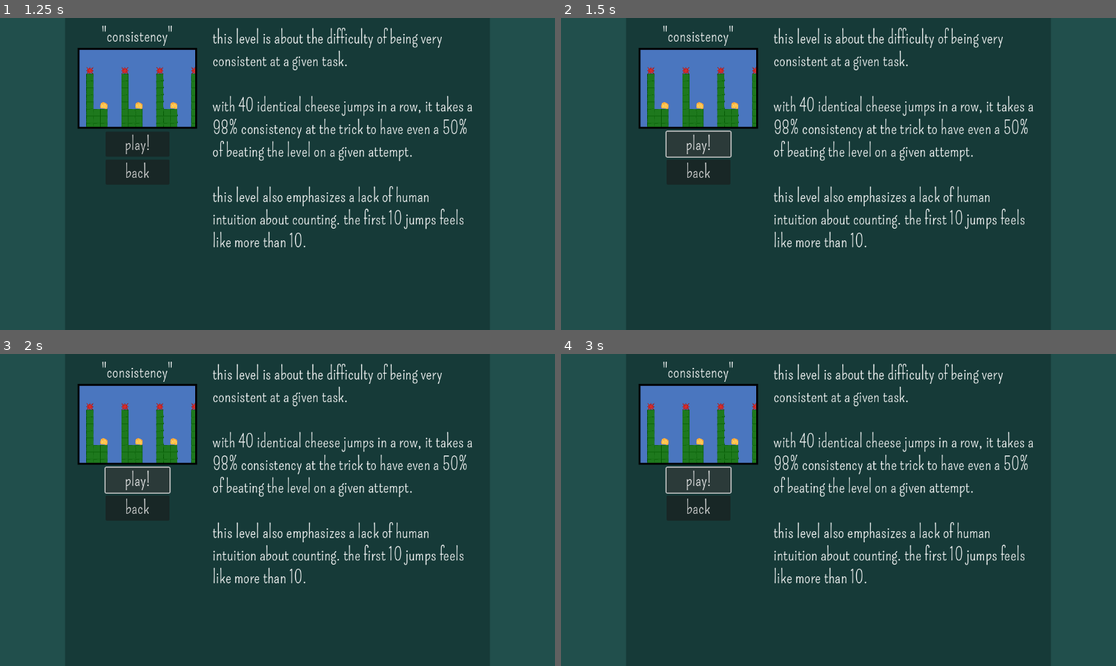
Above: before the commit, frames 1-4 (two rows, left to right).
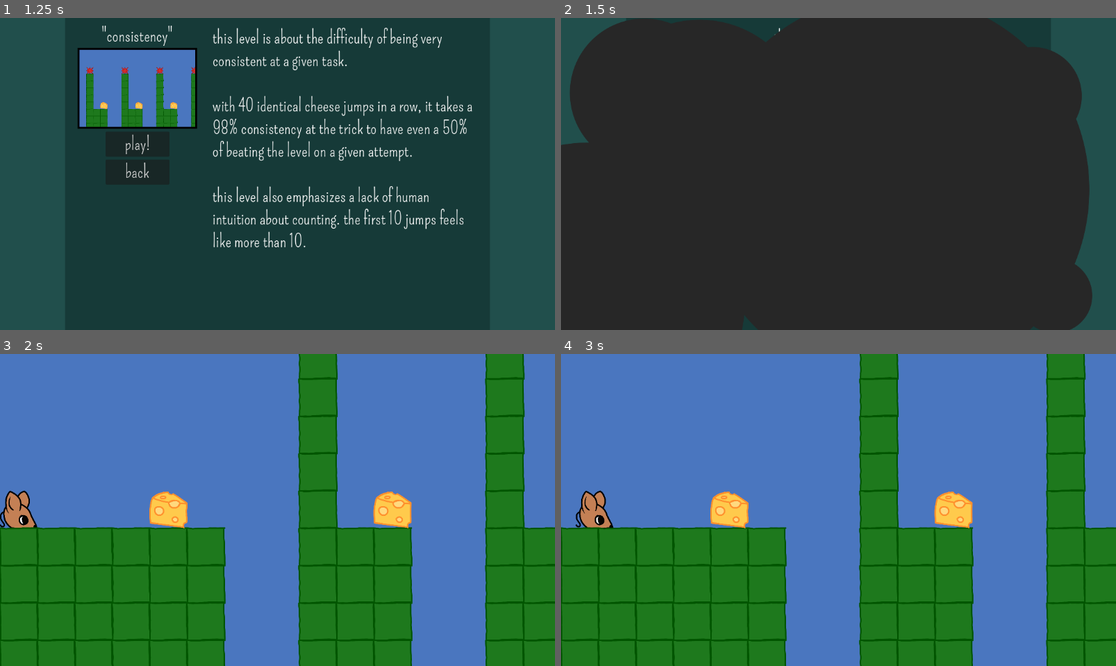
Above: after the commit, the same moments.

Repository: yourname3/jf_f24
Game: Godot game, scene res://gallery/gallery.tscn
The game is run twice, just before and just after one commit, with the same random seed, the same clock (stepped at 60 frames per second) and the same inputs. This scene is started directly instead of the project's main scene.
Inputs (mouse positions are in pixels of both pictures, inside the frame that each line leads up to):
- Up to frame 1 (1.25 s): click "examine" at 0.5 s
- Up to frame 2 (1.5 s): click "play!" at 1.25 s
- Up to frame 3 (2 s): no input
- Up to frame 4 (3 s): click (699, 478) at 2 s, where only the run before the commit has a clickable "play!"; tap Enter at 2.75 s; hold D (player_right) from 2.78 s (still down); hold Z (player_grab) from 2.78 s (still down)

Frame 1 is identical in both runs. In frame 2, 26% of the frame differs, in the area x 0-96%, y 0-100%; in frame 3, 96%, in the area x 0-100%, y 0-100%; in frame 4, 96%.

Commit message:
Implement level loading

Diff:
--- a/gallery/gallery.tscn
+++ b/gallery/gallery.tscn
@@ -1,8 +1,9 @@
-[gd_scene load_steps=4 format=3 uid="uid://cblppf11p3pox"]
+[gd_scene load_steps=5 format=3 uid="uid://cblppf11p3pox"]
 
 [ext_resource type="Theme" uid="uid://dq1aqm2uflpau" path="res://main_theme.tres" id="1_lb248"]
 [ext_resource type="PackedScene" uid="uid://wjxwruhigke3" path="res://gallery/gallery_entry.tscn" id="2_qpxkv"]
 [ext_resource type="Script" path="res://gallery/gallery_display.gd" id="2_xe2de"]
+[ext_resource type="PackedScene" uid="uid://tnqy87q5g8b5" path="res://levels/consistency.tscn" id="4_8fn5a"]
 
 [node name="Gallery" type="ColorRect"]
 anchors_preset = 15
@@ -71,6 +72,7 @@
 offset_right = -51.0
 offset_bottom = 303.0
 grow_horizontal = 2
+level = ExtResource("4_8fn5a")
 
 [node name="GalleryEntry2" parent="." instance=ExtResource("2_qpxkv")]
 layout_mode = 1
--- a/gallery/gallery_entry.gd
+++ b/gallery/gallery_entry.gd
@@ -22,6 +22,8 @@
 @onready var home_top: float = offset_top
 @onready var home_bottom: float = offset_bottom
 
+@export var level: PackedScene
+
 func do_anim(new_anim: Anim):
 	anim = new_anim
 	time = ANIM_LENGTH
@@ -38,7 +40,7 @@
 	%GalleryDisplay.fade_in(description)
 
 func _on_play_pressed():
-	pass # Replace with function body.
+	SceneTransition.change_to(level)
 
 func _on_back_pressed():
 	do_anim(Anim.MoveBack)
